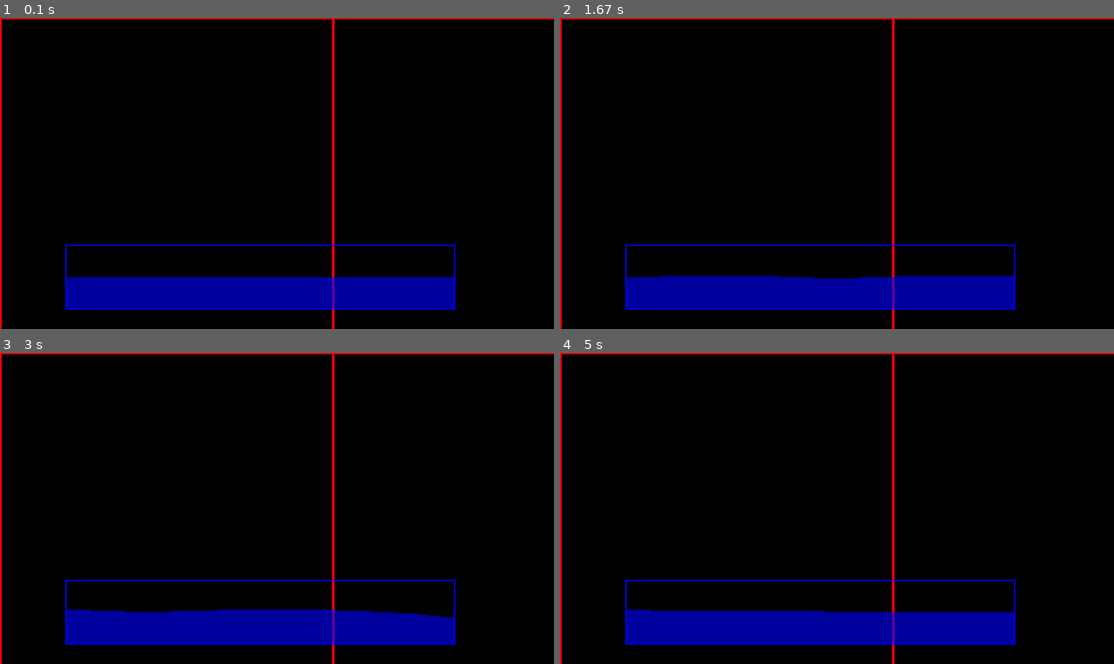
Above: before the commit, frames 1-4 (two rows, left to right).
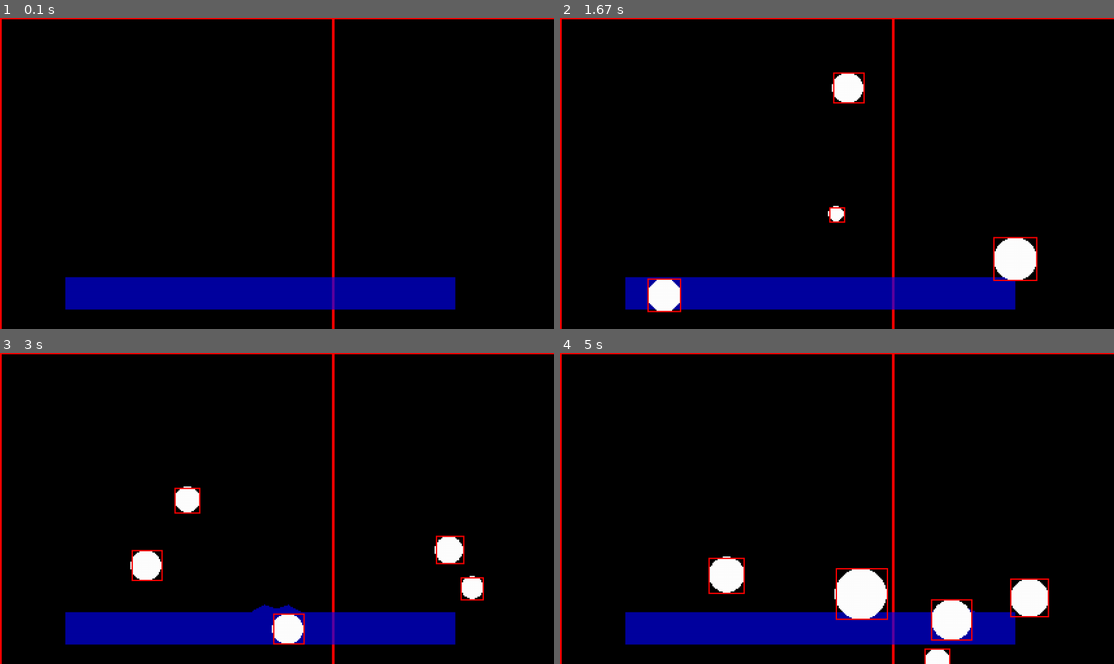
Above: after the commit, the same moments.

Repository: Ultrasword-Coder/pygame-water
Game: pygame game, started from main.py
Same seed, same stepped clock (60 frames per second), same inputs: the game is played once before the commit and once after it.
Inputs (mouse positions are in pixels of both pictures, inside the frame that each line leads up to):
- Up to frame 1 (0.1 s): no input
- Up to frame 2 (1.67 s): click (1014, 164) at 0.38 s; click (665, 245) at 0.72 s; click (848, 67) at 1.05 s; click (837, 210) at 1.38 s
- Up to frame 3 (3 s): click (188, 405) at 1.72 s; click (448, 502) at 2.05 s; click (470, 570) at 2.38 s; click (144, 561) at 2.72 s
- Up to frame 4 (5 s): click (753, 598) at 3.05 s; click (953, 468) at 3.38 s; click (1030, 505) at 3.72 s; click (936, 611) at 4.05 s; click (726, 555) at 4.38 s; click (859, 592) at 4.72 s

The runs differ from the first frame. In frame 1, 0.8% of the frame differs, in the area x 11-83%, y 72-94%; in frame 2, 3.4%; in frame 3, 3.5%; in frame 4, 5.0%, in the area x 11-89%, y 65-100%.

Commit message:
working water
with ball interactions

Diff:
--- a/main.py
+++ b/main.py
@@ -4,7 +4,8 @@
 
 from pygame import draw as pgdraw
 from pygame import math as pgmath
-from soragl import animation, scene, physics, base_objects, mgl
+
+from soragl import animation, scene, physics, base_objects, mgl, smath, signal
 
 # ------------------------------ #
 # setup
@@ -26,7 +27,7 @@
 # ------------------------------- #
 # imports
 
-from scripts import water
+from scripts import water, ball
 
 # ------------------------------- #
 
@@ -42,8 +43,9 @@
 
 # aspects
 # scw.add_aspect(base_objects.TileMapDebug())
-scw.add_aspect(base_objects.SpriteRendererAspectDebug())
+scw.add_aspect(base_objects.SpriteRendererAspect())
 scw.add_aspect(base_objects.Collision2DRendererAspectDebug())
+scw.add_aspect(base_objects.Area2DAspect())
 scw.add_aspect(base_objects.RenderableAspect())
 
 # push scene
@@ -61,7 +63,14 @@
 
     if SORA.is_key_clicked(pygame.K_d) and SORA.is_key_pressed(pygame.K_LSHIFT):
         SORA.DEBUG = not SORA.DEBUG
+    if SORA.is_mouse_clicked(0):
+        # add a ball object
+        b = ball.Ball(smath.randint(5, 20))
+        b.position.xy = SORA.get_mouse_rel()
+        scw.add_entity(b)
 
+    # update signals
+    signal.handle_signals()
     # push frame
     SORA.push_framebuffer()
     # pygame.display.flip()
--- /dev/null
+++ b/scripts/ball.py
@@ -0,0 +1,33 @@
+import pygame
+from pygame import draw as pgdraw
+from pygame import math as pgmath
+
+import soragl as SORA
+from soragl import physics, base_objects, smath
+
+
+# ------------------------------- #
+# ball
+
+class Ball(physics.Entity):
+    def __init__(self, radius: int):
+        """Initialize the ball object"""
+        super().__init__()
+        self.radius = radius
+        self.area = (radius*2, radius*2)
+
+        # components
+        self.c_sprite = base_objects.Sprite(self.area[0], self.area[1])
+        self.sprite = self.c_sprite.sprite
+        pgdraw.circle(self.sprite, (255, 255, 255), self.rect.center, self.radius)
+
+    def on_ready(self):
+        """Called when the object is ready."""
+        self.add_component(self.c_sprite)
+        self.add_component(base_objects.SpriteRenderer())
+        self.add_component(base_objects.Collision2DComponent())
+
+    #=== update
+    def update(self):
+        """Update ball"""
+        self.velocity += physics.World2D.GRAVITY * SORA.DELTA
--- a/scripts/water.py
+++ b/scripts/water.py
@@ -3,11 +3,7 @@
 from pygame import math as pgmath
 
 import soragl as SORA
-from soragl import physics, base_objects, smath
-
-import numpy as np
-import scipy
-from scipy import interpolate as sciinterpolate
+from soragl import physics, base_objects, smath, signal
 
 
 # ------------------------------- #
@@ -16,10 +12,10 @@
 DEFAULT_CONFIG = {
     "color": (0, 0, 255, 159),
     "resolution": 3,
-    "damping": 0.7,
-    "tension": 0.01,
+    "damping": 0.8,
+    "tension": 0.3,
     "height": 0.5,
-    "spread": 0.7,
+    "spread": 0.1,
 }
 
 
@@ -44,8 +40,8 @@
         super().__init__()
         self.area = (width, height)
         self.config = config if config else DEFAULT_CONFIG.copy()
-        self.surface = pygame.Surface(self.area)
-
+        self.splashed = set()
+        # config parsing
         self.spread = self.config["spread"]
         self.damping = self.config["damping"]
         self.tension = self.config["tension"]
@@ -54,22 +50,42 @@
         self.resolution = 100 / self.config["resolution"]
         self.section_w = int(self.area[0] / self.resolution)
         self.const_volume = self.section_w / self.area[0]
-        # self.points = numpy.zeros(int(width / self.config["resolution"]))
+        # points
         self.points = [
             WaterSpring((i, 0), self.damping, self.tension)
             for i in range(0, width + self.section_w, self.section_w)
         ]
         # components
-        self.c_sprite = base_objects.Sprite(width, height)
+        self.c_sprite = base_objects.Sprite(self.area[0], self.area[1])
         self.sprite = self.c_sprite.sprite
-        self.c_collision = base_objects.Collision2DComponent()
+        self.c_area = base_objects.Area2D(self.area[0], self.area[1])
+        # add signal receiver
+        self.r_overlaparea = self.c_area.overlap_signal_register.add_receiver(signal.Receiver(self._on_entity_overlap))
+        self.r_exitarea = self.c_area.exit_signal_register.add_receiver(signal.Receiver(self._on_entity_exit))
 
     def on_ready(self):
         """Called when the object is ready."""
         self.add_component(self.c_sprite)
         self.add_component(base_objects.SpriteRenderer())
         # add collision body
-        self.add_component(self.c_collision)
+        self.add_component(self.c_area)
+
+    def _on_entity_enter(self, other):
+        """on entity enter area"""
+        pass
+
+    def _on_entity_overlap(self, other):
+        """entity overlapping"""
+        # print(self.rect, other.rect)
+        if id(other) in self.splashed: return
+        if other.rect.bottom - self.position.y > self.w_height * self.area[1]:
+            location = self.xpoint_to_location(other.position.x)
+            self.splash(location, other.velocity.y)
+            self.splashed.add(id(other))
+
+    def _on_entity_exit(self, other):
+        """entity leaving"""
+        self.splashed.remove(id(other))
 
     def add_volume(self, volume):
         """Add volume to the water."""
@@ -99,6 +115,10 @@
         if 0 <= location < len(self.points):
             self.points[location].hvel += velocity
 
+    def get_water_level_at(self, location):
+        """Get the water level at a point"""
+        return self.points[location].position.y
+
     def xpoint_to_location(self, xpoint):
         """Convert a point to a location."""
         return int(
@@ -108,16 +128,14 @@
         )
 
     # === update
-
     def update(self):
         self.sprite.fill((0, 0, 0, 0))
-
         # testing
-        if SORA.is_mouse_clicked(0):
-            # self.add_volume(10)
-            # and spread wave
-            x = self.xpoint_to_location(SORA.get_mouse_rel()[0])
-            self.splash(x, 10)
+        # if SORA.is_mouse_clicked(0):
+        #     # self.add_volume(10)
+        #     # and spread wave
+        #     x = self.xpoint_to_location(SORA.get_mouse_rel()[0])
+        #     self.splash(x, 40)
 
         # self.sprite.fill(self.config["color"])
         # draw each point
@@ -128,6 +146,8 @@
         for point in self.points:
             point.update()
             addition_volume += point.position.y
+            if point.position.y > self.area[1]:
+                point.position.y = self.area[1]
         # print(addition_volume)
         # calculate the extra height to add
         # draw each point as a circle on SORA.FRAMEBUFFER
--- a/soragl/__init__.py
+++ b/soragl/__init__.py
@@ -384,7 +384,9 @@
 
 def make_surface(width, height, flags=0, depth=32):
     """Creates a new surface."""
-    return pygame.Surface((width, height), flags, depth).convert_alpha()
+    p = pygame.Surface((width, height), flags, depth).convert_alpha()
+    p.fill((0, 0, 0, 0))
+    return p
 
 
 # audio
--- a/soragl/base_objects.py
+++ b/soragl/base_objects.py
@@ -1,5 +1,5 @@
 import soragl as SORA
-from soragl import scene, physics, mgl, animation, smath
+from soragl import scene, physics, mgl, animation, smath, signal
 
 import random
 import math
@@ -186,26 +186,56 @@
 class Area2D(scene.Component):
     def __init__(self, width: int, height: int):
         super().__init__()
+        self.enter_signal_register = signal.SignalRegister("Area2D-enter")
+        self.overlap_signal_register = signal.SignalRegister("Area2D-overlap")
+        self.exit_signal_register = signal.SignalRegister("Area2D-exit")
+
+    def on_add(self):
+        """On add"""
+        # set position
+        self._entity.rect.center = self._entity.position
 
     def detect_collision(self, other):
         """Detect collision with another shape"""
         pass
 
 
-class Rectangle2D(Area2D):
-    def __init__(self, width: int, height: int):
-        super().__init__(width, height)
-        self.width = width
-        self.height = height
-
-    def detect_collision(self, other):
-        """Detect collision with another shape"""
-        pass
-
-
 class Area2DAspect(scene.Aspect):
     def __init__(self):
         super().__init__(Area2D)
+        # ensures runs after collsion2D aspect
+        # since we want to use updated positions of entities in world -- for area2D detection
+        self.priority = 18
+        self.a_collision2D = None
+        self.overlapped = set()
+
+    def on_add(self):
+        """On add"""
+        # grab aspect
+        self.a_collision2D = self._world.get_aspect(Collision2DAspect, Collision2DRendererAspectDebug)
+        if not self.a_collision2D:
+            raise NotImplementedError("Please add the Collision2DAspect before the Area2DAspect")
+
+    def handle(self):
+        """Handle area2Ds"""
+        for entity in self.iterate_entities():
+            # check for collision with each of the active collision2D components
+            for other in self.a_collision2D.iterate_entities():
+                # rect collision between entities
+                if other.static: continue
+                if other.rect.colliderect(entity.rect):
+                    # raise a signal?
+                    # how to retrieve the component object faster?
+                    if id(other) in self.overlapped:
+                        entity.get_component(Area2D).overlap_signal_register.emit_signal(other)
+                    else:
+                        entity.get_component(Area2D).enter_signal_register.emit_signal(other)
+                        self.overlapped.add(id(other))
+                    # print(f"signal: {SORA.ENGINE_UPTIME:.2f}", entity)
+                elif id(other) in self.overlapped:
+                    entity.get_component(Area2D).exit_signal_register.emit_signal(other)
+                    self.overlapped.remove(id(other))
+
 
 
 # TODO:
@@ -221,6 +251,7 @@
         # private
         self._offset = pgmath.Vector2(offset) if offset else pgmath.Vector2(0, 0)
         self._rect = None
+        self.signal_register = signal.SignalRegister("Collision2D")
 
     def on_add(self):
         """On add"""
--- a/soragl/physics.py
+++ b/soragl/physics.py
@@ -22,7 +22,7 @@
     X_AXIS = RIGHT
     Y_AXIS = UP
 
-    GRAVITY = DOWN * 9.8
+    GRAVITY = DOWN * 98
 
 
 class World3D:
--- a/soragl/scene.py
+++ b/soragl/scene.py
@@ -342,11 +342,12 @@
         # cache the components
         # self._components[aspect._target] = set()
 
-    def get_aspect(self, aspect_class):
-        """Get an aspect"""
-        for i in self._aspects:
-            if isinstance(i, aspect_class):
-                return i
+    def get_aspect(self, *args):
+        """Get an aspect -- given one or more classes"""
+        for aspect_class in args:
+            for i in self._aspects:
+                if isinstance(i, aspect_class):
+                    return i
         return None
 
     def remove_aspect(self, aspect_type):
--- /dev/null
+++ b/soragl/signal.py
@@ -0,0 +1,91 @@
+
+from queue import deque, Queue
+
+
+
+# ------------------------------------------------------------ #
+# static handler
+# ------------------------------------------------------------ #
+
+SIGNALS = {}
+EMIT_QUEUE = Queue(100)
+
+def register_signal(signal_register: "SignalRegister"):
+    """Register a signal to the system"""
+    SIGNALS[signal_register.id] = signal_register
+
+def handle_signals():
+    """Handle all emitted signals"""
+    while not EMIT_QUEUE.empty():
+        # get and update
+        s, args = EMIT_QUEUE.get()
+        s._emit_signal(*args)
+
+# ------------------------------------------------------------ #
+# signal receivers
+# ------------------------------------------------------------ #
+
+class Receiver:
+    """
+    Receiver:
+    - id: int
+    - _call: function
+    - active: boolean
+
+    when created, allows the user to essentially remove or add a receiver
+    object to a signal
+    - thus signals can essentially be activated and deactivated
+    """
+    def __init__(self, function):
+        """Initialize a receiveer object"""
+        self.id = id(self)
+        self._call = function
+        self.active = True
+
+    def call(self, args: tuple):
+        """Call a receiver"""
+        if not self.active: return
+        self._call(*args)
+
+
+# ------------------------------------------------------------ #
+# signals
+# ------------------------------------------------------------ #
+
+class SignalRegister:
+    """
+    Signal
+    - name: str
+    - receivers: dict
+
+    an object that is instantiated to hold data about different types of signals
+    """
+    def __init__(self, name: str):
+        """Create a signal object"""
+        self.id = id(self)
+        self.name = name
+        self.receivers = {}
+
+    def add_receiver(self, receiver: Receiver):
+        """Add receivers to this signal - receivers are functions"""
+        self.receivers[receiver.id] = receiver
+        return receiver
+
+    def remove_receiver(self, receiver: "Receiver or int"):
+        """Remove receivers to a signal"""
+        if type(receiver) == int:
+            return self.receivers.pop(receiver)
+        return self.receivers.pop(receiver.id)
+
+    def emit_signal(self, *args):
+        """Queue a signal to be emitted -- the one to actually call"""
+        EMIT_QUEUE.put((self, args))
+
+    def _emit_signal(self, *args):
+        """Call all receiver functions"""
+        for rec in self.receivers:
+            self.receivers[rec].call(args)
+
+    def __repr__(self):
+        """Represent the signal as a string"""
+        return f"signal: {self.name} | id: {self.id}"
--- a/soragl/smath.py
+++ b/soragl/smath.py
@@ -1,5 +1,8 @@
 import math
+from random import *
 import numpy as np
+
+
 from pygame.math import Vector2
 
 # ------------------------------------------------------------ #
@@ -29,6 +32,7 @@
 def lerpvec(a, b, t):
     """Return the linear interpolation between vec a and vec b"""
     return Vector2(lerp(a[0], b[0], t), lerp(a[1], b[1], t))
+
 
 
 # ------------------------------------------------------------ #
